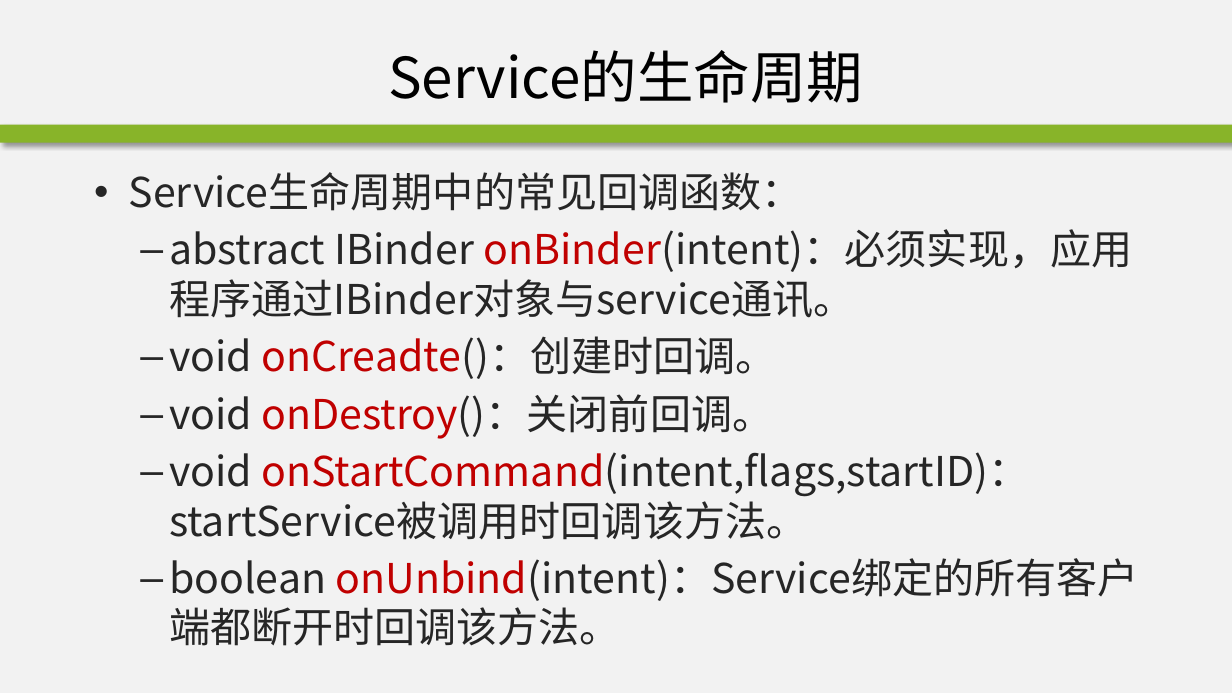
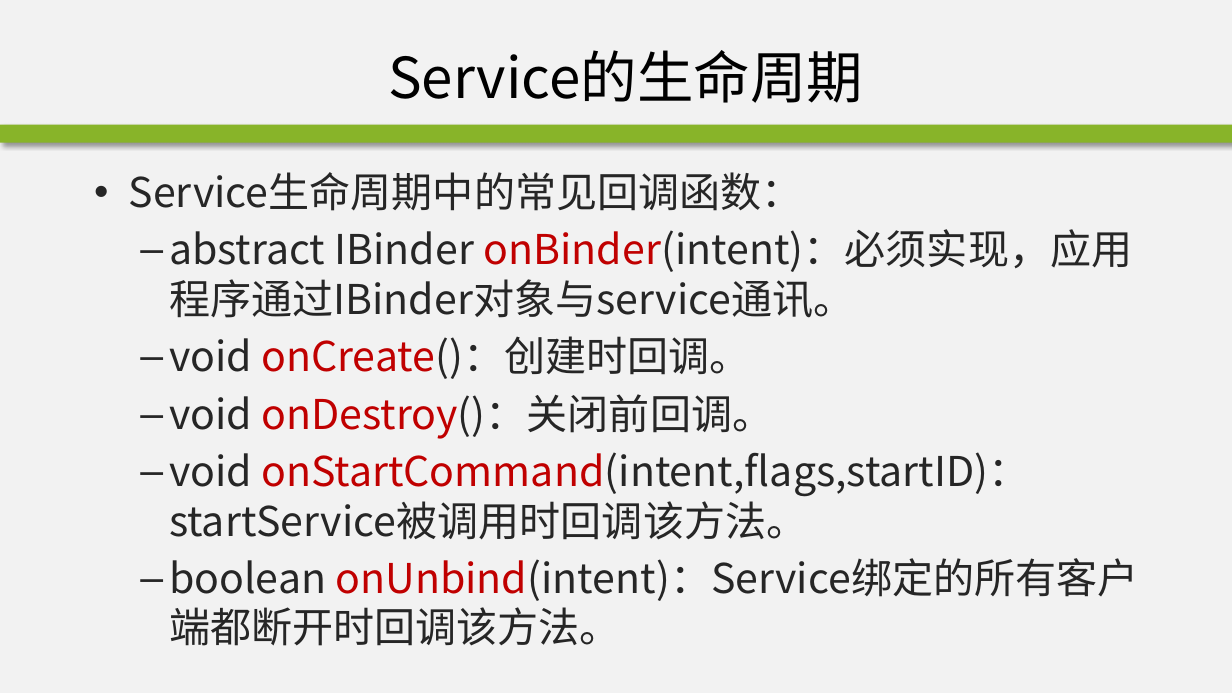
Before and after one commit to edu2act/course-android, a slide deck: slide 10 of materials/slides/ch10.pptx. Drawn at 1232x693 pixels with LibreOffice and Linux fonts; fonts in the diff are those of the drawing; background and template pictures are left out. Boxes give left, top, right and bottom in pixels: in the first picture for what was removed or moved away, otherwise in the second. Text is boxed around its words. In the diff, an @@ line names an element or a change of style, - is before the commit and + after.

```diff
--- a/materials/slides/ch10.pptx
+++ b/materials/slides/ch10.pptx
@@ text at [169,336,750,379]: text changed @@
-  – void onCreadte()：创建时回调。
+  – void onCreate()：创建时回调。
```
Also in this commit, not shown: 7 other slides changed, 9 slides added, 20 other files.
